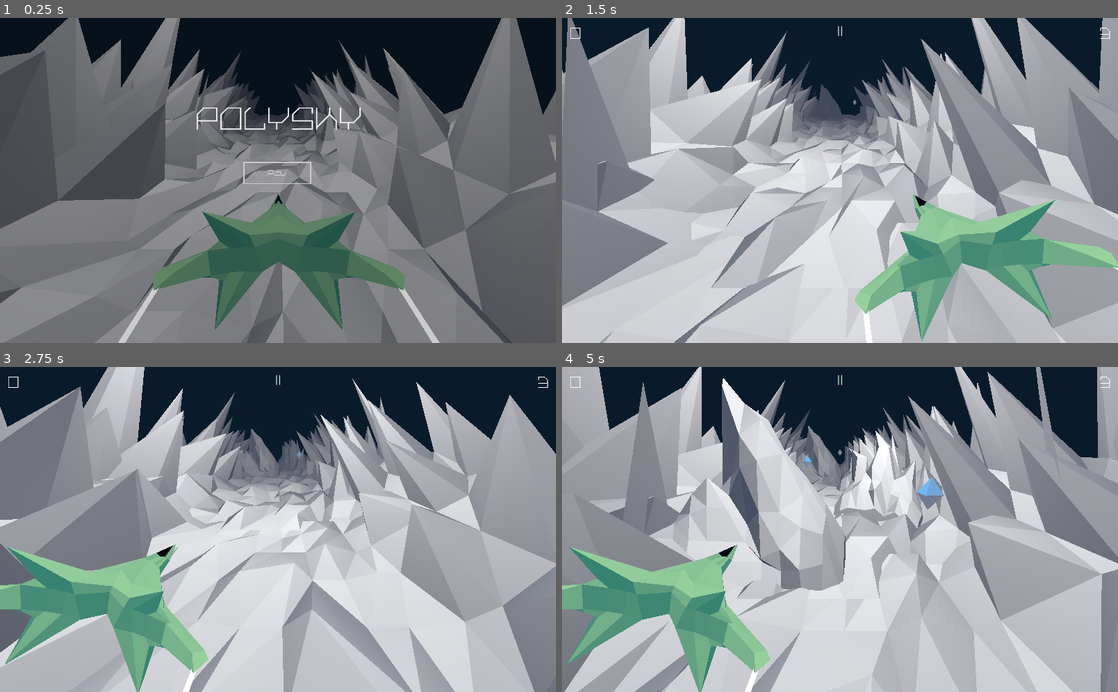
Above: before the commit, frames 1-4 (two rows, left to right).
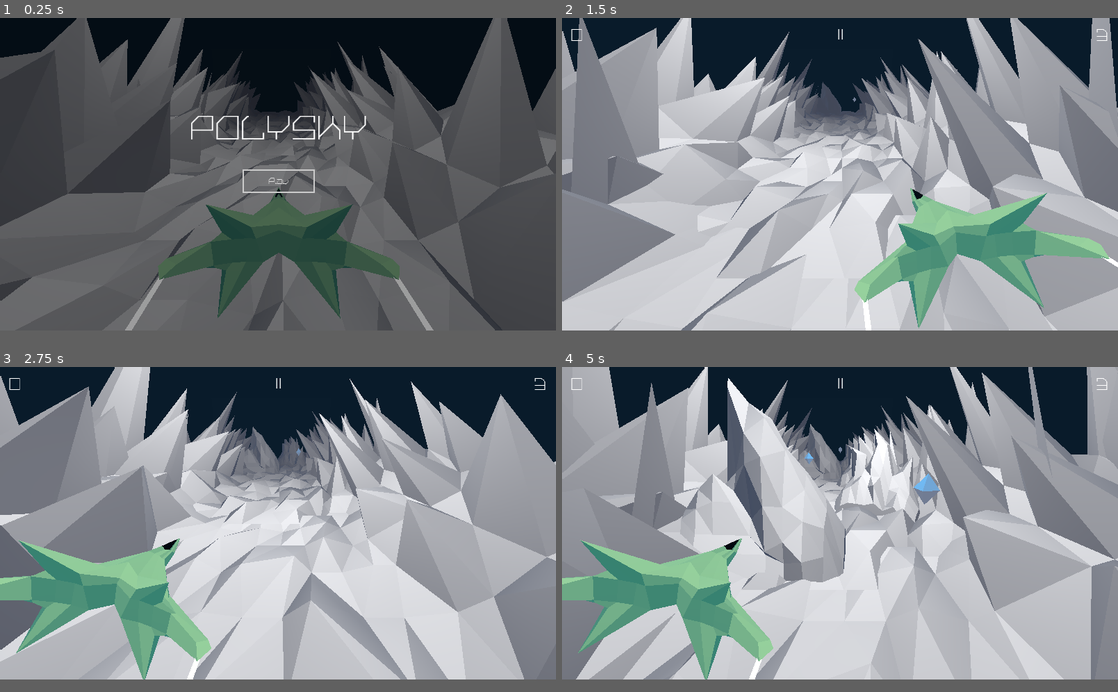
Above: after the commit, the same moments.

Repository: Arxhtects/PolySky
Game: Godot game, scene res://Scenes/Main.tscn
Same seed, same stepped clock (60 frames per second), same inputs: the game is played once before the commit and once after it.
Inputs (mouse positions are in pixels of both pictures, inside the frame that each line leads up to):
- Up to frame 1 (0.25 s): no input
- Up to frame 2 (1.5 s): click "Play" at 0.5 s; move the mouse to (962, 164) at 1.27 s; press the mouse at (962, 164) at 1.28 s; hold Right (ui_right) from 1.28 s (still down)
- Up to frame 3 (2.75 s): move the mouse to (166, 545) at 2.02 s; release Right (ui_right) at 2.03 s; release the mouse at (166, 545) at 2.03 s; hold Left (ui_left) from 2.03 s (still down); click (166, 545) at 2.1 s
- Up to frame 4 (5 s): move the mouse to (895, 458) at 2.77 s; release Left (ui_left) at 2.78 s; press the mouse at (895, 458) at 2.78 s; hold Right (ui_right) 2.78-4.28 s; move the mouse to (812, 594) at 3.52 s; release the mouse at (812, 594) at 3.53 s; click (812, 594) at 3.6 s; move the mouse to (1006, 578) at 4.27 s; press the mouse at (1006, 578) at 4.28 s; hold Left (ui_left) from 4.28 s (still down)
In our replay, the window is 800x468 before the commit and 800x450 after it. These sizes can differ from the game's own. Grey fills any space a smaller window leaves; there, only what the larger window draws over its background counts as a difference.

The runs differ from the first frame. In frame 1, 53% of the frame differs, in the area x 0-100%, y 0-100%; in frame 2, 20%; in frame 3, 20%; in frame 4, 22%.

Commit message:
Debug release
Screen size update.
Game ui Adjustments.
Functions adjust.
Small bug fixed.
Phone Tilt Mechanic

Diff:
--- a/Scenes/GameOver.tscn
+++ b/Scenes/GameOver.tscn
@@ -61,6 +61,9 @@
 size_flags_vertical = 1
 script = ExtResource( 1 )
 _sections_unfolded = [ "Theme" ]
+__meta__ = {
+"_edit_vertical_guides_": [ 481.26 ]
+}
 
 [node name="ColorRect" type="ColorRect" parent="." index="0"]
 
@@ -78,7 +81,7 @@
 mouse_default_cursor_shape = 0
 size_flags_horizontal = 1
 size_flags_vertical = 1
-color = Color( 0, 0, 0, 0.360784 )
+color = Color( 0, 0, 0, 0.509804 )
 
 [node name="GameOverText" type="Label" parent="." index="1"]
 
@@ -86,10 +89,10 @@
 anchor_top = 0.0
 anchor_right = 0.0
 anchor_bottom = 0.0
-margin_left = 114.0
-margin_top = 27.0
-margin_right = 294.0
-margin_bottom = 70.0
+margin_left = 81.0
+margin_top = 17.0
+margin_right = 272.0
+margin_bottom = 60.0
 rect_pivot_offset = Vector2( 0, 0 )
 rect_clip_content = false
 mouse_filter = 2
@@ -112,10 +115,10 @@
 anchor_top = 0.0
 anchor_right = 0.0
 anchor_bottom = 0.0
-margin_left = -102.0
-margin_top = 65.0
-margin_right = 511.0
-margin_bottom = 108.0
+margin_left = -133.0
+margin_top = 64.0
+margin_right = 480.0
+margin_bottom = 107.0
 rect_pivot_offset = Vector2( 0, 0 )
 rect_clip_content = false
 mouse_filter = 2
@@ -138,10 +141,10 @@
 anchor_top = 0.0
 anchor_right = 0.0
 anchor_bottom = 0.0
-margin_left = 56.0
-margin_top = 118.0
-margin_right = 181.0
-margin_bottom = 159.0
+margin_left = 17.0
+margin_top = 119.0
+margin_right = 142.0
+margin_bottom = 160.0
 rect_pivot_offset = Vector2( 0, 0 )
 rect_clip_content = false
 focus_mode = 2
@@ -167,9 +170,9 @@
 anchor_top = 0.0
 anchor_right = 0.0
 anchor_bottom = 0.0
-margin_left = 222.0
+margin_left = 208.0
 margin_top = 118.0
-margin_right = 347.0
+margin_right = 333.0
 margin_bottom = 159.0
 rect_pivot_offset = Vector2( 0, 0 )
 rect_clip_content = false
--- a/Scenes/GameUI.tscn
+++ b/Scenes/GameUI.tscn
@@ -12,15 +12,13 @@
 font_data = ExtResource( 3 )
 _sections_unfolded = [ "Font", "Settings" ]
 
-[node name="Game" type="Container"]
+[node name="Game" type="Container" index="0"]
 
 pause_mode = 2
 anchor_left = 0.0
 anchor_top = 0.0
 anchor_right = 0.0
 anchor_bottom = 0.0
-margin_right = 40.0
-margin_bottom = 40.0
 rect_pivot_offset = Vector2( 0, 0 )
 rect_clip_content = false
 mouse_filter = 0
@@ -29,6 +27,10 @@
 size_flags_vertical = 1
 script = ExtResource( 1 )
 _sections_unfolded = [ "Pause" ]
+__meta__ = {
+"_edit_horizontal_guides_": [ 17.1778 ],
+"_edit_vertical_guides_": [ 480.995, 14.9991, 945.99 ]
+}
 
 [node name="ColorRect" type="ColorRect" parent="." index="0"]
 
@@ -47,7 +49,7 @@
 mouse_default_cursor_shape = 0
 size_flags_horizontal = 1
 size_flags_vertical = 1
-color = Color( 0, 0, 0, 0.360784 )
+color = Color( 0, 0, 0, 0.509804 )
 
 [node name="Pause" type="Container" parent="." index="1"]
 
@@ -73,10 +75,10 @@
 anchor_top = 0.0
 anchor_right = 0.0
 anchor_bottom = 0.0
-margin_left = 77.0
-margin_top = -258.0
-margin_right = 109.0
-margin_bottom = -232.0
+margin_left = 45.0
+margin_top = -255.0
+margin_right = 77.0
+margin_bottom = -229.0
 rect_pivot_offset = Vector2( 0, 0 )
 rect_clip_content = false
 focus_mode = 2
@@ -90,6 +92,7 @@
 group = null
 icon = ExtResource( 2 )
 flat = true
+clip_text = true
 align = 1
 _sections_unfolded = [ "Anchor", "Pause" ]
 
@@ -100,8 +103,10 @@
 anchor_top = 0.0
 anchor_right = 0.0
 anchor_bottom = 0.0
-margin_right = 180.0
-margin_bottom = 43.0
+margin_left = -29.0
+margin_top = -8.0
+margin_right = 151.0
+margin_bottom = 35.0
 rect_pivot_offset = Vector2( 0, 0 )
 rect_clip_content = false
 mouse_filter = 2
@@ -146,9 +151,9 @@
 anchor_top = 0.0
 anchor_right = 0.0
 anchor_bottom = 0.0
-margin_left = 971.0
+margin_left = 903.0
 margin_top = 11.0
-margin_right = 1011.0
+margin_right = 943.0
 margin_bottom = 44.0
 rect_pivot_offset = Vector2( 0, 0 )
 rect_clip_content = false
--- a/Scenes/Main.tscn
+++ b/Scenes/Main.tscn
@@ -198,7 +198,6 @@
 
 [node name="Preloadedfloor" type="Spatial" parent="." index="8"]
 
-editor/display_folded = true
 transform = Transform( 1, 0, 0, 0, 1, 0, 0, 0, 1, 0, -1, -26 )
 
 [node name="Water2" parent="Preloadedfloor" index="0" instance=ExtResource( 6 )]
--- a/Scenes/MainMenu.tscn
+++ b/Scenes/MainMenu.tscn
@@ -30,6 +30,9 @@
 transform = Transform2D( 1, 0, 0, 1, 0, 0 )
 script = ExtResource( 1 )
 _sections_unfolded = [ "Pause" ]
+__meta__ = {
+"_edit_vertical_guides_": [ 861.667, 480.766 ]
+}
 
 [node name="ColorRect" type="ColorRect" parent="." index="0"]
 
@@ -45,7 +48,7 @@
 mouse_default_cursor_shape = 0
 size_flags_horizontal = 1
 size_flags_vertical = 1
-color = Color( 0, 0, 0, 0.364667 )
+color = Color( 0, 0, 0, 0.509804 )
 
 [node name="MainMenu2" type="Button" parent="." index="1"]
 
@@ -53,10 +56,10 @@
 anchor_top = 0.0
 anchor_right = 0.0
 anchor_bottom = 0.0
-margin_left = 448.0
-margin_top = 266.0
-margin_right = 573.0
-margin_bottom = 307.0
+margin_left = 418.0
+margin_top = 261.0
+margin_right = 543.0
+margin_bottom = 302.0
 rect_pivot_offset = Vector2( 0, 0 )
 rect_clip_content = false
 focus_mode = 2
@@ -85,10 +88,10 @@
 anchor_top = 0.0
 anchor_right = 0.0
 anchor_bottom = 0.0
-margin_left = 359.0
-margin_top = 152.0
-margin_right = 667.0
-margin_bottom = 217.0
+margin_left = 326.0
+margin_top = 155.0
+margin_right = 634.0
+margin_bottom = 220.0
 rect_pivot_offset = Vector2( 0, 0 )
 rect_clip_content = false
 mouse_filter = 2
--- a/Scripts/GameUI.gd
+++ b/Scripts/GameUI.gd
@@ -10,6 +10,7 @@
 onready var Overlay
 
 var clicked = true
+var direction = Vector3()
 
 func _ready():
 	pass
--- a/Scripts/Player.gd
+++ b/Scripts/Player.gd
@@ -10,17 +10,34 @@
 func _physics_process(delta):
 	direction = Vector3(0, 0, 0)
 	if Input.is_action_pressed("ui_right"):
-		if translation < Vector3(2.430556, 0, 0):
-			direction.x += 1
-			rotation.z += 0.02
+		_right(delta)
+	if Input.is_action_pressed("ui_left"):
+		_left(delta)
+	if Input.get_accelerometer().x < 0:
+		if Input.is_action_pressed("ui_clicked"):
+			pass
 		else:
-			print()
-	if Input.is_action_pressed("ui_left"):
-		if translation > Vector3(-2.430556, 0, 0):
-			direction.x -= 1
-			rotation.z -= 0.02
+			_left(delta)
+	if Input.get_accelerometer().x > 0:
+		if Input.is_action_pressed("ui_clicked"):
+			pass
 		else:
-			print()
+			_right(delta)
+
+func _right(delta):
+	direction = Vector3(0, 0, 0)
+	if translation < Vector3(2.430556, 0, 0):
+		direction.x += 1
+		rotation.z += 0.02
 	direction = direction.normalized()
 	direction = direction * speed * delta
 	move_and_slide(direction, Vector3(0, 1, 0))
+
+func _left(delta):
+	direction = Vector3(0, 0, 0)
+	if translation > Vector3(-2.430556, 0, 0):
+		direction.x -= 1
+		rotation.z -= 0.02
+	direction = direction.normalized()
+	direction = direction * speed * delta
+	move_and_slide(direction, Vector3(0, 1, 0))
--- a/project.godot
+++ b/project.godot
@@ -21,10 +21,17 @@
 
 [display]
 
+window/size/width=960
+window/size/height=540
 window/stretch/mode="viewport"
 window/stretch/aspect="keep"
 window/stretch/shrink="1"
 
+[input]
+
+ui_clicked=[ Object(InputEventMouseButton,"resource_local_to_scene":false,"resource_name":"","device":0,"alt":false,"shift":false,"control":false,"meta":false,"command":false,"button_mask":0,"position":Vector2( 0, 0 ),"global_position":Vector2( 0, 0 ),"factor":1.0,"button_index":1,"pressed":false,"doubleclick":false,"script":null)
+ ]
+
 [rendering]
 
 environment/default_clear_color=Color( 0.0392157, 0.109804, 0.168627, 1 )
Not shown, added: export_presets.cfg
Binary file changed: icon.png
Not shown, added: debug_polysky.apk
